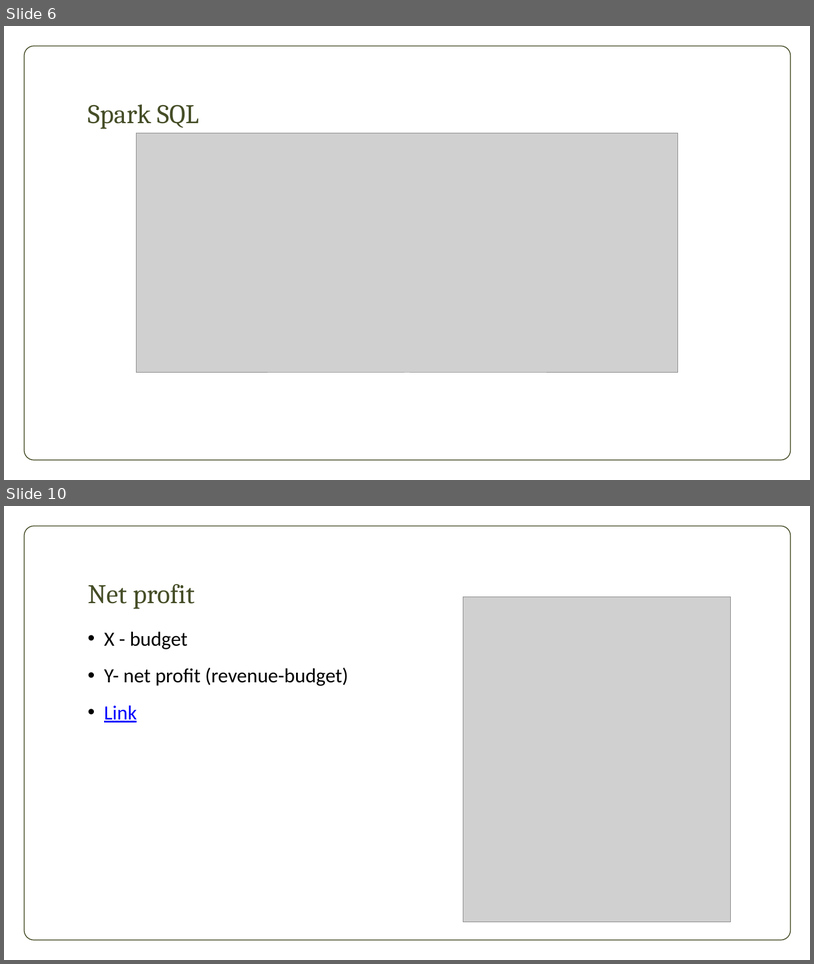
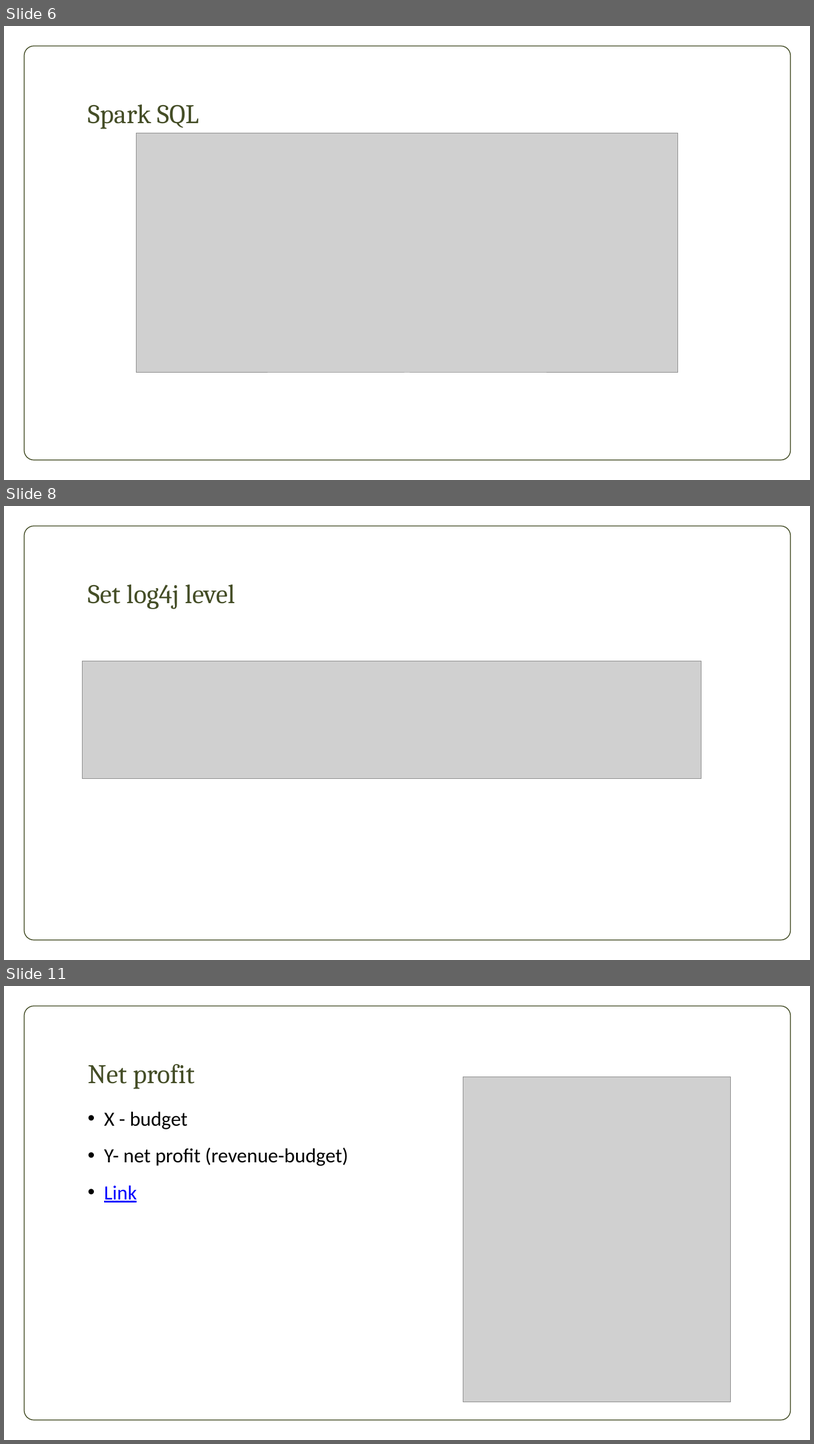
Before and after one commit to Jackie-VC/bdt_movies, a slide deck: movie.pptx. Shown one above the other, each under a label of ours: slides 6 and 10 before the commit, slides 6, 8 and 11 after it; the slides between them are not shown. The pictures are 814x964 and 814x1444 pixels, drawn with LibreOffice and Linux fonts; fonts in the diff are those of the drawing; grey boxes stand for pictures; background and template pictures are left out. Boxes give left, top, right and bottom in pixels: in the first picture for what was removed or moved away, otherwise in the second. Text is boxed around its words. In the diff, an @@ line names an element or a change of style, - is before the commit and + after.

```diff
--- a/movie.pptx
+++ b/movie.pptx
@@ slide 8 added at (4,506,810,960), background picture (left out); not listed: 1 template element that a slide beside it also shows @@
@@ title added at (88,585,236,609), 32 pt, text #444D26 @@
+Set log4j level
@@ picture added at (82,661,701,778) @@
@@ what was slide 10 is now slide 11 @@
```
Also in this commit, not shown: 4 slides changed, 2 other slides added.
